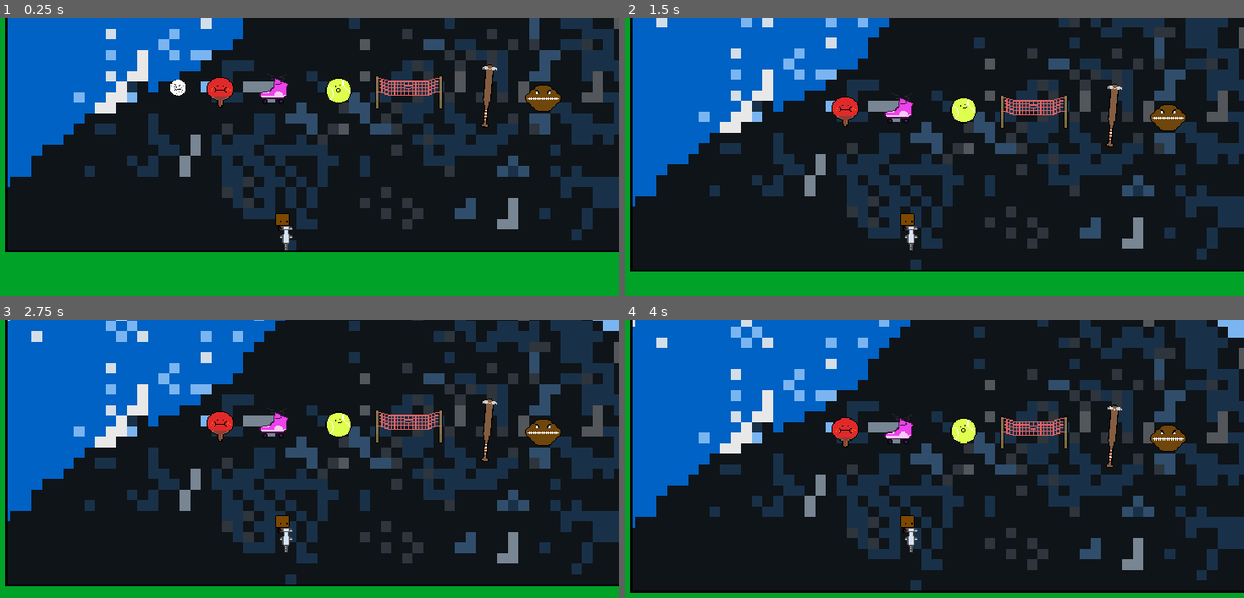
Above: before the commit, frames 1-4 (two rows, left to right).
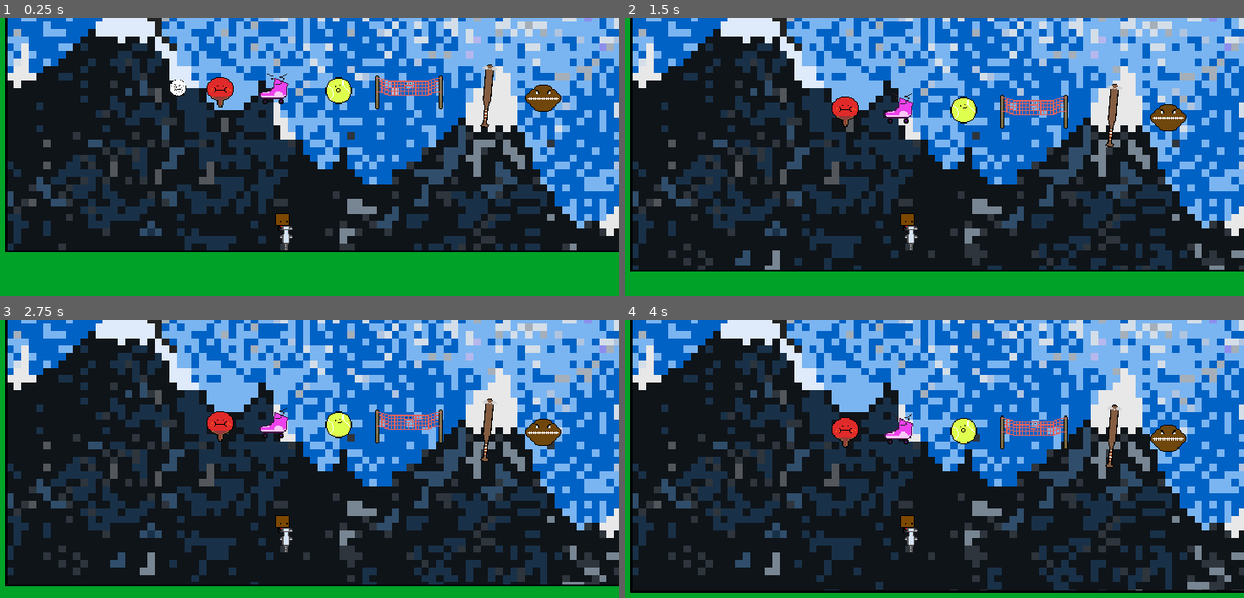
Above: after the commit, the same moments.

Repository: AdamSmif/Sportsball-Adventures
Game: Godot game, scene res://Levels/PogoTestLevel.tscn
Two runs of this game, one before a commit and one after it. Both use one fixed random seed, a clock stepped at 60 frames per second and the inputs below. This scene is started directly instead of the project's main scene.
Inputs:
- Up to frame 1 (0.25 s): no input
- Up to frame 2 (1.5 s): hold Up (ui_up) from 0.53 s (still down); tap Space (jump) at 0.77 s
- Up to frame 3 (2.75 s): tap Space (jump) at 1.52 s; release Up (ui_up) at 2.03 s
- Up to frame 4 (4 s): hold Up (ui_up) from 2.78 s (still down); tap Space (jump) at 3.02, 3.77 s

The runs differ from the first frame. In frame 1, 56% of the frame differs, in the area x 1-100%, y 0-84%; in frame 2, 61%; in frame 3, 63%; in frame 4, 64%, in the area x 1-100%, y 0-98%.

Commit message:
added parallax background to pogo test

Diff:
--- a/Levels/PogoTestLevel.tscn
+++ b/Levels/PogoTestLevel.tscn
@@ -7,11 +7,6 @@
 [ext_resource path="res://Levels/Exit.tscn" type="PackedScene" id=5]
 
 [node name="PogoTestLevel" type="Node2D"]
-
-[node name="mountain" type="Sprite" parent="."]
-position = Vector2( 536.379, 226.37 )
-scale = Vector2( 10, 10 )
-texture = ExtResource( 1 )
 
 [node name="GolfTile" parent="." instance=ExtResource( 2 )]
 position = Vector2( 265.367, 259.939 )
@@ -23,6 +18,13 @@
 [node name="Camera2D" type="Camera2D" parent="PogostickPlayer"]
 current = true
 
+[node name="ParallaxBackground" type="ParallaxBackground" parent="PogostickPlayer"]
+
+[node name="mountain" type="Sprite" parent="PogostickPlayer/ParallaxBackground"]
+position = Vector2( 299.279, 164.234 )
+scale = Vector2( 7, 7 )
+texture = ExtResource( 1 )
+
 [node name="Exit" parent="." instance=ExtResource( 5 )]
 position = Vector2( 1138.92, 335.604 )
 world_scene = "res://Levels/HubTest.tscn"
